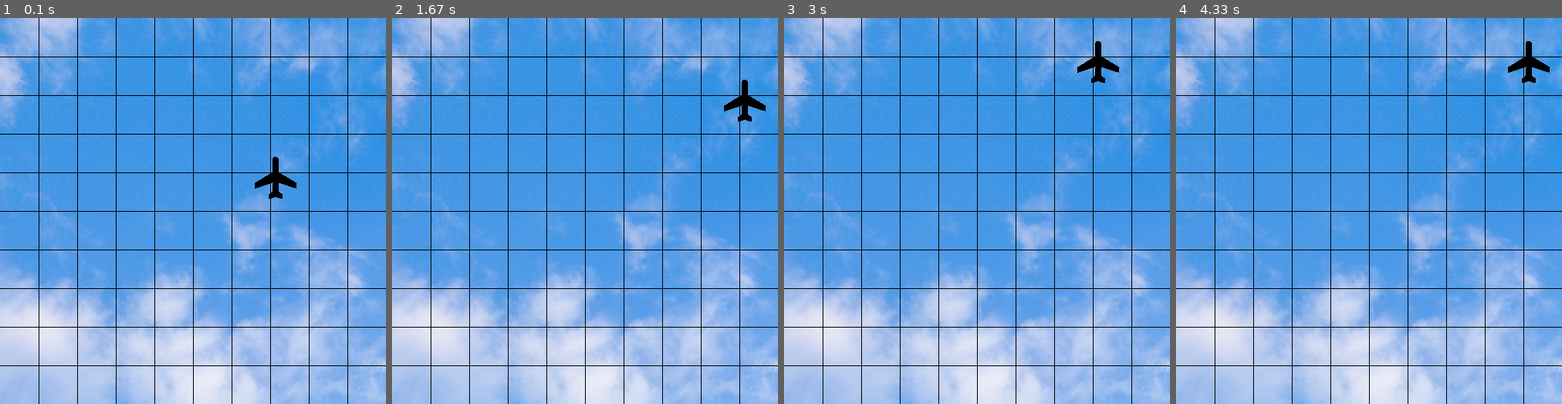
Above: before the commit, frames 1-4 (left to right).
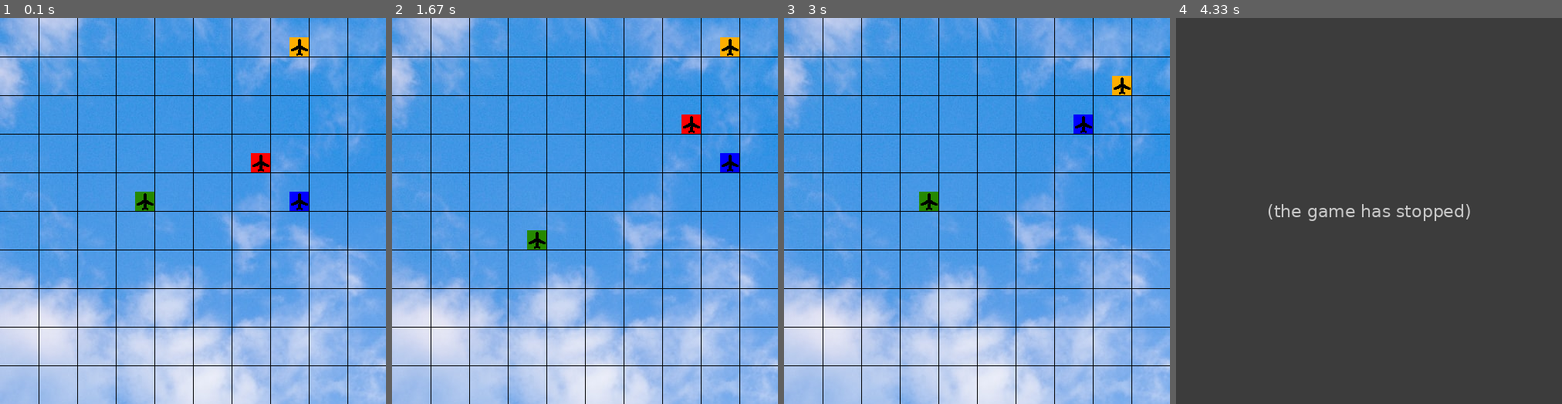
Above: after the commit, the same moments.

Repository: LiadFirouz/Python_Course
Game: pygame game, started from Chapter 11 - Advance OOP/air_traffic_control.py
The game is run twice, just before and just after one commit, with the same random seed, the same clock (stepped at 60 frames per second) and the same inputs.
Inputs:
- Up to frame 1 (0.1 s): no input
- Up to frame 2 (1.67 s): no input
- Up to frame 3 (3 s): no input
- Up to frame 4 (4.33 s): no input

The runs differ from the first frame. In frame 1, 1.4% of the frame differs, in the area x 35-80%, y 5-50%; in frame 2, 1.4%; in frame 3, 1.1%; in frame 4, 100%, in the area x 0-100%, y 0-100%.
After the commit the program exited at 3.27 s; later frames show no game.

Commit message:
collisions feature add

Diff:
--- a/Chapter 11 - Advance OOP/air_traffic_control.py
+++ b/Chapter 11 - Advance OOP/air_traffic_control.py
@@ -6,6 +6,8 @@
 import random
 import os
 import sys
+from tkinter import *
+from tkinter import messagebox
 from shapes import Plane
 
 # window set-up
@@ -15,7 +17,7 @@
 BACKGROUND_IMAGE = r'{}\sky.jpg'.format(os.getcwd())
 
 PLANE_SIZE = 30
-NUMBER_OF_PLANES = 1
+NUMBER_OF_PLANES = 4
 VX_DISTANCE = WINDOW_WIDTH / NUMBER_OF_LINES
 VY_DISTANCE = WINDOW_HEIGHT / NUMBER_OF_LINES
 
@@ -77,7 +79,7 @@
 
     for plane in planes_list:
         x, y = plane.get_pos()
-        if x == cell[0] - PLANE_SIZE and y == cell[1] - PLANE_SIZE:
+        if x == cell[0] and y == cell[1]:
             return is_cell_taken(random.choice(cells_list))
     return cell
 
@@ -97,7 +99,7 @@
             return plane[1]
 
 
-def plane_next_optinal_cells(plane):
+def plane_next_optinal_cells(plane, planes_positions):
     """ making a new list with all the options to move
         Args: plane - Plane.shapes
         Return: possible_pos - list[integer, integer]"""
@@ -119,6 +121,11 @@
               or cell[0] == current_x) and cell[1] == current_y + VY_DISTANCE:
             optinal_cells.append(cell)
 
+    for position in planes_positions:
+        for cell in optinal_cells:
+            if cell == position:
+                optinal_cells.remove(cell)
+
     return optinal_cells
 
 
@@ -133,6 +140,17 @@
     return plane_number
 
 
+def collisions(planes_positions):
+
+    for p in planes_positions:
+        more_then_one = 0
+        for p1 in planes_positions:
+            if p == p1:
+                more_then_one += 1
+            if more_then_one > 1:
+                return True
+    return False
+
 # game initialize
 pygame.init()
 size = (WINDOW_WIDTH, WINDOW_HEIGHT)
@@ -145,13 +163,14 @@
 # create board
 cells_list = set_cells(WINDOW_WIDTH / NUMBER_OF_LINES, WINDOW_HEIGHT / NUMBER_OF_LINES)
 planes_list = pygame.sprite.Group()
-new_planes_list = pygame.sprite.Group()
+planes_positions = []
 
 # create planes
 for i in range(NUMBER_OF_PLANES):
     plane = Plane(0, 0)
     cell = is_cell_taken(random.choice(cells_list))
     set_planes_positions(plane, cell)
+    planes_positions.append(plane.get_pos())
 planes_list.draw(screen)
 
 
@@ -159,44 +178,40 @@
     score = 0
     plane_number = 0
 
-    finish = False
-    while not finish:
+    while score < 3800 and not collisions(planes_positions):  # collisions():
+
+        # reaction for the x button
         for event in pygame.event.get():
             if event.type == pygame.QUIT:
-                finish = True
-            elif event.type == pygame.MOUSEBUTTONDOWN and event.button == LEFT_CLICK:
-                x, y = pygame.mouse.get_pos()
-
-        while score < 3000:  # there_is_any_collisions():
-
-            # reaction for the x button
-            for event in pygame.event.get():
-                if event.type == pygame.QUIT:
-                    sys.exit()
-
-            plane = choose_plane(plane_number, planes_list)
-            print('Plane {}:'. format(plane_number), plane.get_pos())
-            try:
-                next_cell = random.choice(plane_next_optinal_cells(plane))
-                print("options: {}".format(plane_next_optinal_cells(plane), '\n'))
-                score += 200
-            except Exception as e:  # if their error which error print...
-                print("Error: {} {}".format(e, next_cell))
-
-            current_x, current_y = plane.get_pos()
-            set_planes_positions(plane, [next_cell[0] - current_x, next_cell[1] - current_y])
-            print([next_cell[0] - current_x, next_cell[1] - current_y], '\n')
-            plane_number = update_plane_number(plane_number)
-
-            # update changes on screen
-            screen.blit(background_image, (0, 0))
-            pygame.display.set_caption("Air Traffic Control - score: {}".format(score))
-            set_matrix_on_screen(screen)
-            planes_list.draw(screen)
-            clock.tick(REFRESH_RATE * 100)
-            pygame.display.flip()
-            clock.tick(REFRESH_RATE * 0.1)
-
+                sys.exit()
+
+        plane = choose_plane(plane_number, planes_list)
+        try:
+            next_cell = random.choice(plane_next_optinal_cells(plane, planes_positions))
+            score += 200
+        except Exception as e:  # if their error which error print...
+            print("Error: {}".format(e))
+
+        current_x, current_y = plane.get_pos()
+        set_planes_positions(plane, [next_cell[0] - current_x, next_cell[1] - current_y])
+        planes_positions[plane_number] = plane.get_pos()
+        print([next_cell[0] - current_x, next_cell[1] - current_y], '\n')
+        plane_number = update_plane_number(plane_number)
+
+        # update changes on screen
+        screen.blit(background_image, (0, 0))
+        pygame.display.set_caption("Air Traffic Control - score: {}".format(score))
+        set_matrix_on_screen(screen)
+        planes_list.draw(screen)
+        clock.tick(REFRESH_RATE * 100)
+        pygame.display.flip()
+        clock.tick(REFRESH_RATE * 0.1)
+
+    Tk().wm_withdraw()  # to hide the main window
+    if not(score < 3800 and not collisions(planes_positions)):
+        messagebox.showinfo('You Won', 'Yes!')
+    else:
+        messagebox.showinfo('Game End', 'OK')
     pygame.quit()
 
 
--- a/Chapter 11 - Advance OOP/shapes.py
+++ b/Chapter 11 - Advance OOP/shapes.py
@@ -1,20 +1,35 @@
 import pygame
+import random
 import os
 
-PINK = (255, 20, 147)
+PINK = (255, 0, 160)
+RED = (255, 0, 0)
+PEACH = (255, 118, 95)
+BLUE = (0, 0, 255)
+BLUE_1 = (38, 0, 160)
+DARK_YELLOW = (255, 174, 0)
+GREEN = (38, 137, 0)
+ORANGE = (255, 81, 0)
 WHITE = (255, 255, 255)
 
+COLORS = [PINK, RED, PEACH, BLUE, BLUE_1, DARK_YELLOW, GREEN, ORANGE, WHITE]
 PLANE_IMAGE = r'{}\planne.png'.format(os.getcwd())
+IMG = pygame.image.load(PLANE_IMAGE)
 HORIZONTAL_VELOCITY = 0
 VERTICAL_VELOCITY = 0
 
+#change image size
+image = pygame.transform.scale(IMG, (25, 25))
 
 class Plane(pygame.sprite.Sprite):
     def __init__(self, x, y):
         super(Plane, self).__init__()
-        self.image = pygame.image.load(PLANE_IMAGE).convert()
-        self.image.set_colorkey(WHITE)
+        self.image = image.convert()
+        #self.image.set_colorkey(WHITE)
         self.rect = self.image.get_rect()
+        colorImage = pygame.Surface(self.image.get_size()).convert_alpha()
+        colorImage.fill(random.choice(COLORS))
+        self.image.blit(colorImage, (0, 0), special_flags=pygame.BLEND_RGBA_MULT)
         self.rect.x = x
         self.rect.y = y
         self.__vx = HORIZONTAL_VELOCITY
